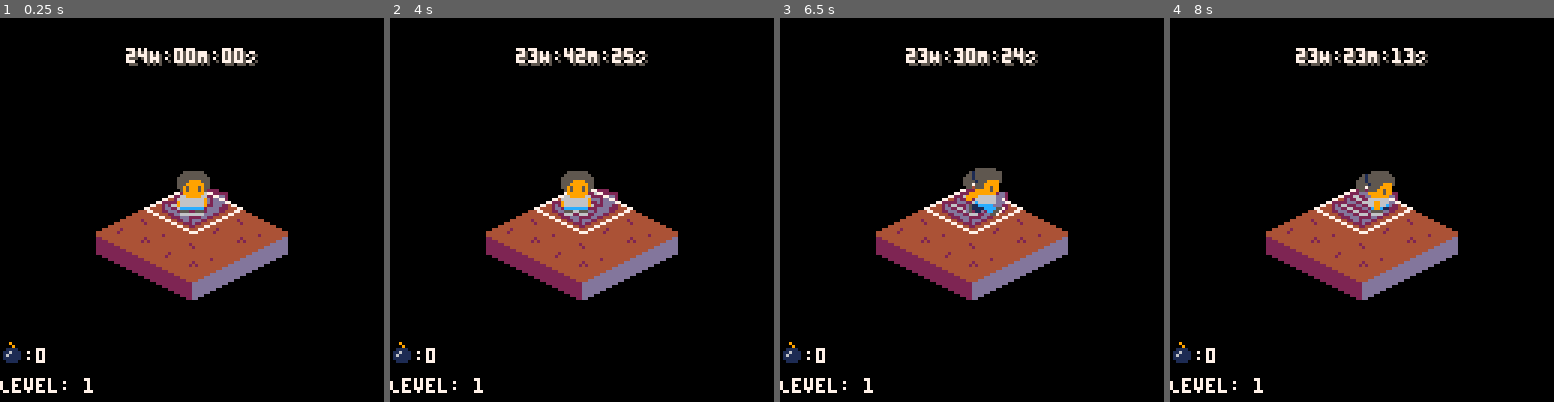
Above: before the commit, frames 1-4 (left to right).
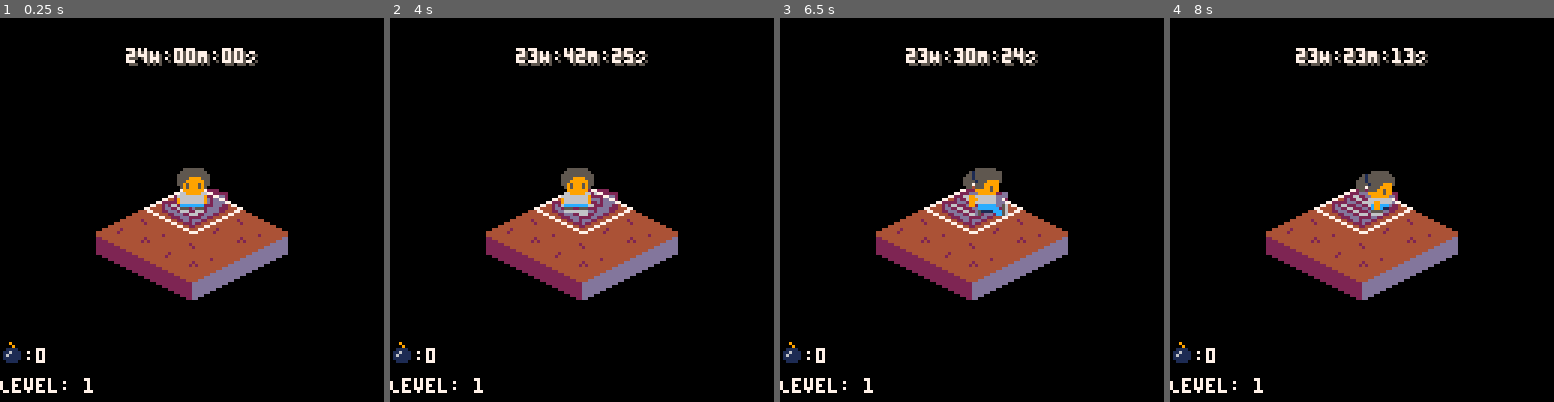
Above: after the commit, the same moments.

Repository: scottnm/collards.p8
Game: PICO-8 cartridge collards.p8
The game is run twice, just before and just after one commit, with the same random seed, the same clock (stepped at 60 frames per second) and the same inputs.
Inputs:
- Up to frame 1 (0.25 s): no input
- Up to frame 2 (4 s): tap X (X key) at 0.33, 1.07, 1.85, 2.97 s; tap O (Z key) at 0.7, 1.7, 2.1, 2.5, 2.9, 3.3, 3.7 s; hold Right 1.6-2.1 s; hold Up 2.15-2.42 s; hold Right 2.47-3.03 s; hold Left 3.08-3.58 s; hold Down 3.63-3.97 s
- Up to frame 3 (6.5 s): hold Right 4.02-4.68 s; tap X (X key) at 4.08, 5.2, 6.32 s; tap O (Z key) every 0.4 s from 4.1 to 6.1 s; hold Up 4.73-5.03 s; hold Left 5.08-5.68 s; hold Down 5.73-6.03 s; hold Right from 6.08 s (still down)
- Up to frame 4 (8 s): tap O (Z key) every 0.4 s from 6.5 to 7.7 s; release Right at 6.58 s; hold Right 6.63-7.13 s; hold Up 7.18-7.45 s; tap X (X key) at 7.43 s; hold Right from 7.5 s (still down)

The runs differ from the first frame. In frame 1, 0.4% of the frame differs, in the area x 46-55%, y 39-52%; in frame 2, 0.4%; in frame 3, 0.3%; in frame 4, less than 0.1%.

Commit message:
add letter items

Diff:
--- a/main.lua
+++ b/main.lua
@@ -7,11 +7,12 @@
     Trap = 4,
     Fall = 5,
     BombItem = 6,
+    PageItem = 7,
 }
 
 ItemType = {
     Bomb = 1,
-    NoteFrag = 2,
+    Page = 2,
 }
 
 HintArrow = {
@@ -35,7 +36,7 @@
 end
 
 function MAX_TILE_LINE()
-    return 8
+    return 10
 end
 
 function MAX_CAMERA_DISTANCE_FROM_PLAYER()
@@ -59,6 +60,7 @@
     g_player.sprite_offset = { x = -8, y = -14 }
     g_player.collider = { radius = 3 }
     g_player.bomb_count = 0
+    g_player.page_count = 0
 
     g_camera_player_offset = { x = 0, y = 0 }
 
@@ -248,6 +250,17 @@
         }
         -- after weve picked up the bomb, flip the cell to be just a plain ole empty cell without a hint
         tile.type = TileType.Empty
+    elseif tile.type == TileType.PageItem then
+        g_player.page_count += 1
+        g_player.collect_item_state = {
+            anim = g_anims.CollectItem,
+            item = ItemType.Page,
+            page_frag = tile.page_frag,
+            anim_timer = make_ingame_timer(30),
+        }
+        -- after weve picked up the bomb, flip the cell to be just a plain ole empty cell without a hint
+        tile.type = TileType.Empty
+        tile.page_frag = nil
     end
 end
 
@@ -337,6 +350,8 @@
                 -- N.B. this basically only happens if you use a bomb to reveal another bomb.
                 elseif isocell.tile.type == TileType.BombItem then
                     draw_bomb_item(isocell.pos)
+                elseif isocell.tile.type == TileType.PageItem then
+                    draw_page_item(isocell.pos, isocell.tile.page_frag)
                 end
             end
         end
@@ -358,6 +373,8 @@
         local item_pos = add_vec2(g_player.pos, { x = 0, y = -16 })
         if g_player.collect_item_state.item == ItemType.Bomb then
             draw_bomb_item(item_pos)
+        elseif g_player.collect_item_state.item == ItemType.Page then
+            draw_page_item(item_pos, g_player.collect_item_state.page_frag)
         end
     end
 
@@ -477,6 +494,10 @@
     spr_centered(74, pos_center.x, pos_center.y, 1, 1)
 end
 
+function draw_page_item(pos_center, sprite)
+    spr_centered(sprite, pos_center.x, pos_center.y, 1, 1)
+end
+
 function spr_centered(frame, x, y, tile_width, tile_height, flip_x, flip_y)
     flip_x = flip_x or false
     flip_y = flip_y or false
@@ -524,6 +545,18 @@
     local bomb_cells = select_random_empty_tiles(maps, bomb_cell_cnt)
     for bomb_cell in all(bomb_cells) do
         bomb_cell.map.isocells[bomb_cell.idx].tile = make_tile(false, TileType.BombItem)
+    end
+
+    -- generate the page item cells
+    local page_fragments = { 172, 173, 188, 189 }
+    local next_page_frag_idx = 0
+
+    local page_cell_cnt = 10
+    local page_cells = select_random_empty_tiles(maps, page_cell_cnt)
+    for page_cell in all(page_cells) do
+        page_cell.map.isocells[page_cell.idx].tile = make_tile(false, TileType.PageItem)
+        page_cell.map.isocells[page_cell.idx].tile.page_frag = page_fragments[next_page_frag_idx + 1]
+        next_page_frag_idx = ((next_page_frag_idx + 1) % #page_fragments)
     end
 
     -- Place the start and end tile on each map
@@ -687,6 +720,8 @@
             --- return nil so we don't draw any sprites
             return nil
         elseif tile.type == TileType.BombItem then
+            return 160
+        elseif tile.type == TileType.PageItem then
             return 160
         else
             return nil
Not shown, changed: 79 lines of the sprite sheet (__gfx__) section of collards.p8
Not shown, changed: p8csprite_player.png
